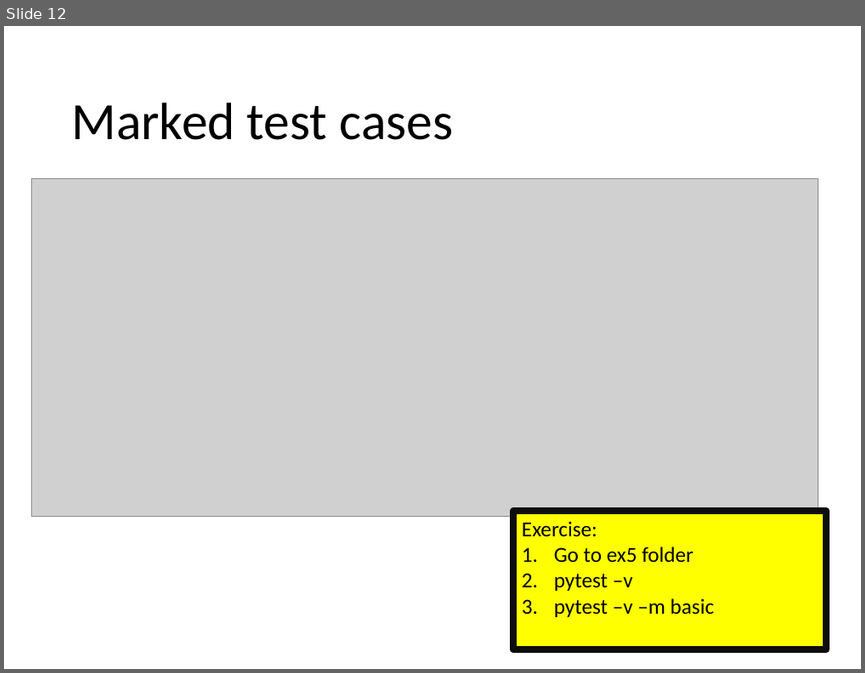
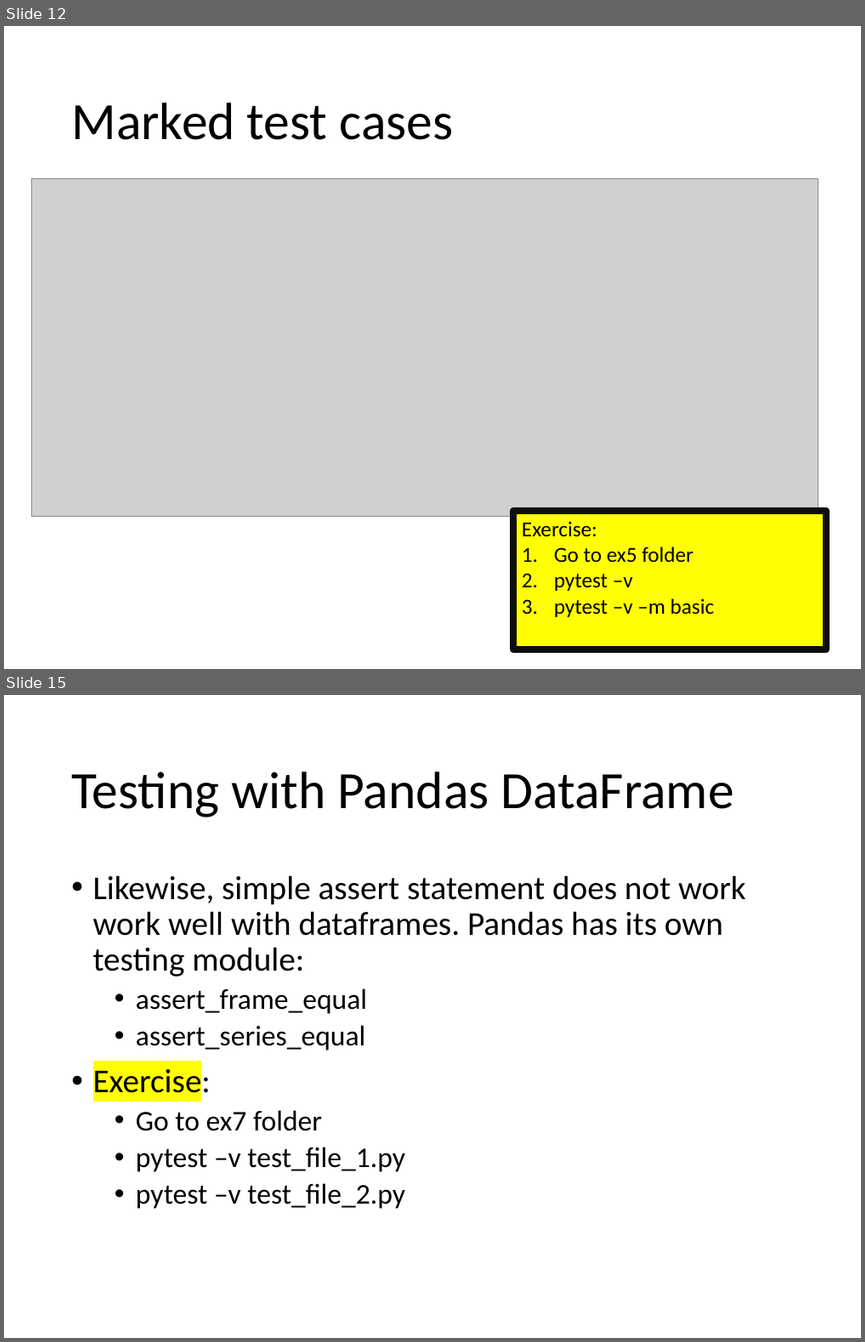
Before and after one commit to Chao-Jen/pytest_workshop, a slide deck: slides/Unit Test with Pytest.pptx. Shown one above the other, each under a label of ours: slide 12 before the commit, slides 12 and 15 after it; the slides between them are not shown. The pictures are 865x673 and 865x1342 pixels, drawn with LibreOffice and Linux fonts; fonts in the diff are those of the drawing; grey boxes stand for pictures. Boxes give left, top, right and bottom in pixels: in the first picture for what was removed or moved away, otherwise in the second. Text is boxed around its words. In the diff, an @@ line names an element or a change of style, - is before the commit and + after.

```diff
--- a/slides/Unit Test with Pytest.pptx
+++ b/slides/Unit Test with Pytest.pptx
@@ slide 15 added at box(4, 695, 861, 1338), background #FFFFFF @@
@@ title added at box(71, 771, 734, 817), 44 pt, text #000000 @@
+Testing with Pandas DataFrame
@@ text added at box(93, 875, 746, 1208), 28 pt, text #000000 @@
+• Likewise, simple assert statement does not work work well with dataframes. Pandas has its own testing module:
+  • assert_frame_equal
+  • assert_series_equal
+• Exercise:
+  • Go to ex7 folder
+  • pytest –v test_file_1.py
+  • pytest –v test_file_2.py
```
Also in this commit, not shown: 2 slides changed.
